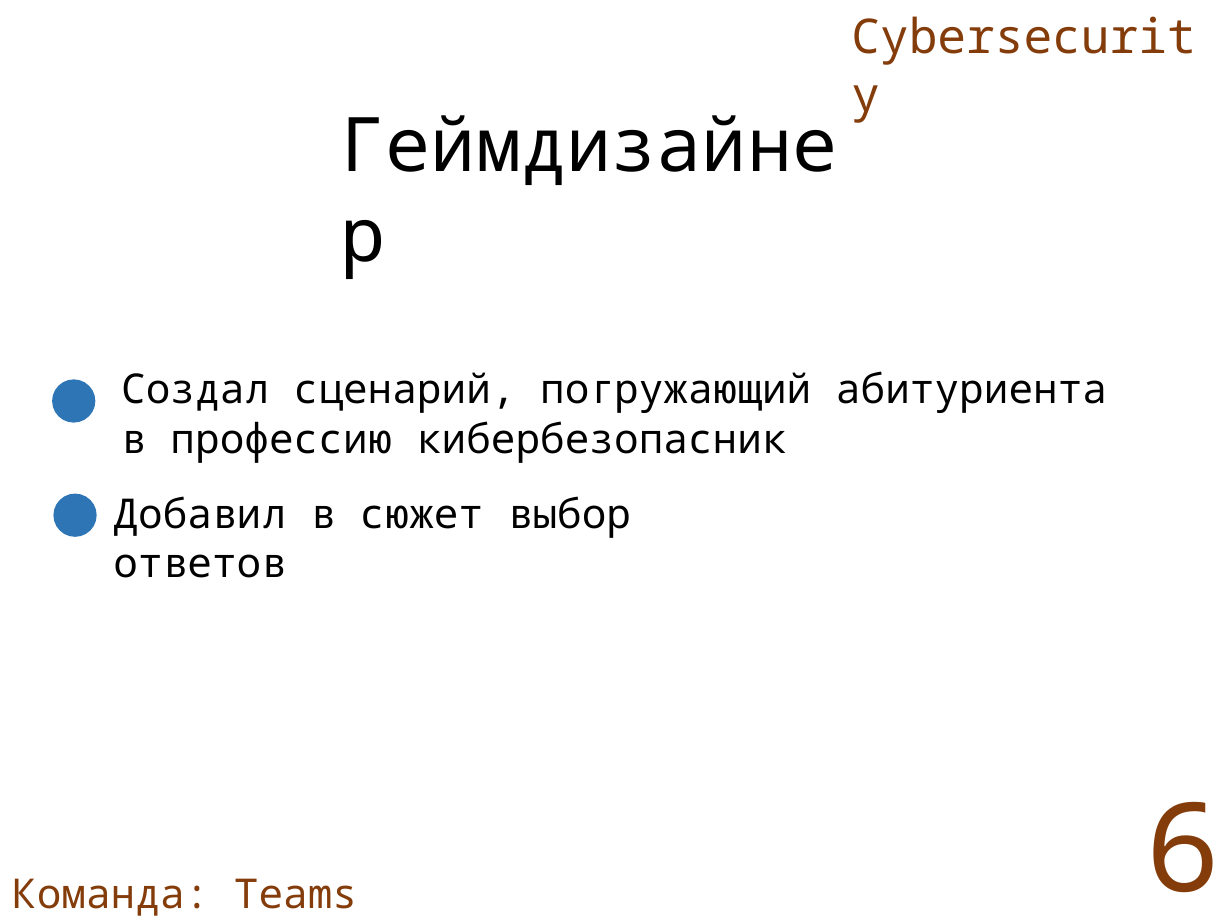
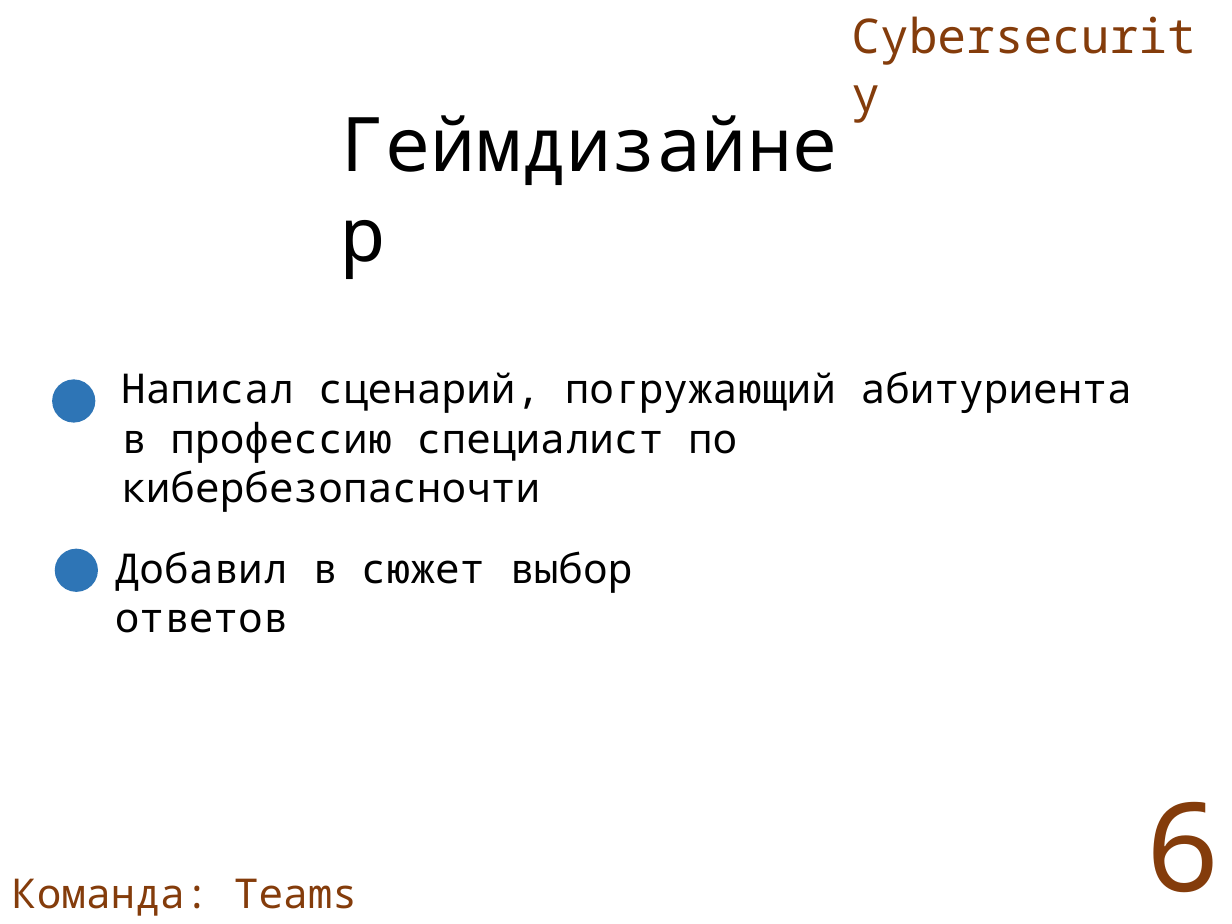
Before and after one commit to Cnek34/OPD, a slide deck: slide 6 of Финальная презентация.pptx. Drawn at 1232x924 pixels with LibreOffice and Linux fonts; fonts in the diff are those of the drawing; background and template pictures are left out. Boxes give left, top, right and bottom in pixels: in the first picture for what was removed or moved away, otherwise in the second. Text is boxed around its words. In the diff, an @@ line names an element or a change of style, - is before the commit and + after.

```diff
--- a/Финальная презентация.pptx
+++ b/Финальная презентация.pptx
@@ text at [121, 371, 1132, 512]: text changed @@
-Создал сценарий, погружающий абитуриента в профессию кибербезопасник
+Написал сценарий, погружающий абитуриента в профессию специалист по кибербезопасночти
@@ text "Добавил в сюжет выбор ответов": place and size @@
-text "Добавил в сюжет выбор ответов" at [113, 496, 631, 578]
+text "Добавил в сюжет выбор ответов" at [115, 551, 632, 633]
@@ ellipse: place and size @@
-ellipse at [55, 495, 95, 535]
+ellipse at [57, 551, 96, 590]
```
Also in this commit, not shown: 1 other slide changed, 1 other file.
